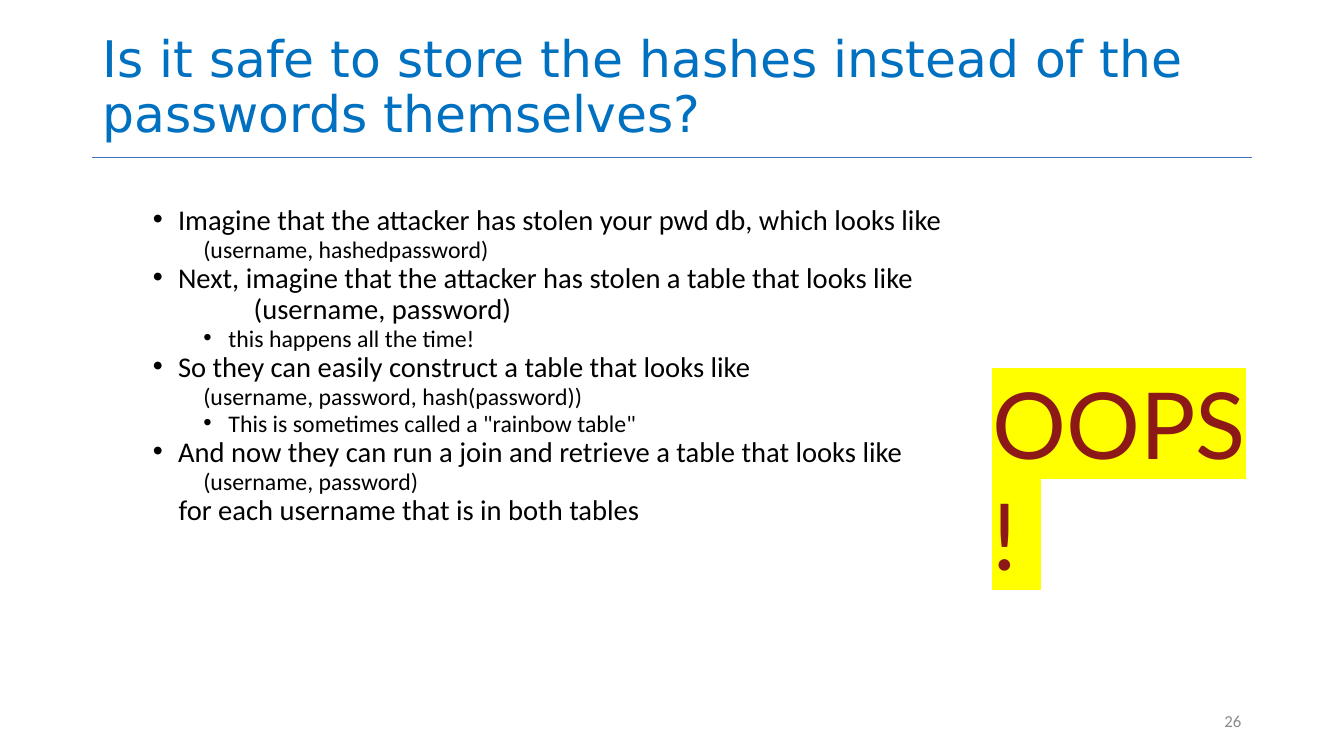
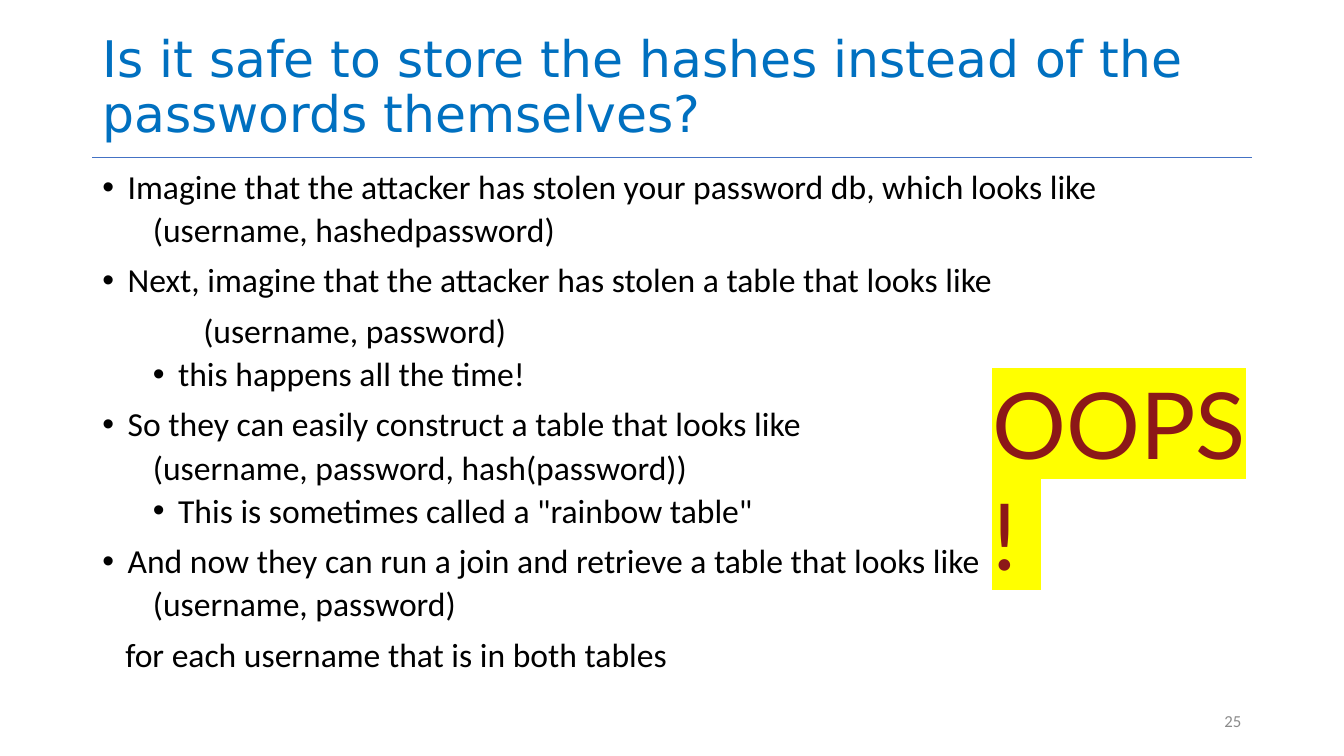
Before and after one commit to neu-se/CS4530-Spring-2026, a slide deck: slide 25 of Slides/Module 13 Security.pptx (slide 26 before the commit). Drawn at 1344x756 pixels with LibreOffice and Linux fonts; fonts in the diff are those of the drawing. Boxes give left, top, right and bottom in pixels: in the first picture for what was removed or moved away, otherwise in the second. Text is boxed around its words. In the diff, an @@ line names an element or a change of style, - is before the commit and + after.

```diff
--- a/Slides/Module 13 Security.pptx
+++ b/Slides/Module 13 Security.pptx
@@ text at <box>128,175,1096,205</box>: text changed; size 20.4 to 24 pt @@
-  • Imagine that the attacker has stolen your pwd db, which looks like
+• Imagine that the attacker has stolen your password db, which looks like
@@ text at <box>125,217,991,668</box>: size 17 to 24 pt in "(username, hashedpassword)", "this happens all the time!", "(username, password, hash(password))", "This is sometimes called a "rainbow table"" and 1 more places; size 20.4 to 24 pt in "Next, imagine that the attacker has stolen ...", "(username, password)", "So they can easily construct a table ...", "And now they can run a join ..." and 1 more places; list level 3 to 2 in "(username, hashedpassword)"; line spacing 0.7 to 0.9; list level 2 to 1 in "Next, imagine that the attacker ..."; list level 2 to 1 in "(username, password)"; list level 3 to 2 in "this happens all the time!"; list level 2 to 1 in "So they can easily construct ..."; list level 3 to 2 in "(username, password, hash(password))"; list level 3 to 2 in "This is sometimes called a ..."; list level 2 to 1 in "And now they can run ..."; list level 3 to 2 in "(username, password)"; list level 2 to 1 in "for each username that is ..." @@
@@ page number at <box>1224,716,1241,727</box>: text changed @@
-26
+25
```
Also in this commit, not shown: 9 other slides changed, 2 slides added, 1 slide removed, 1 other file.
